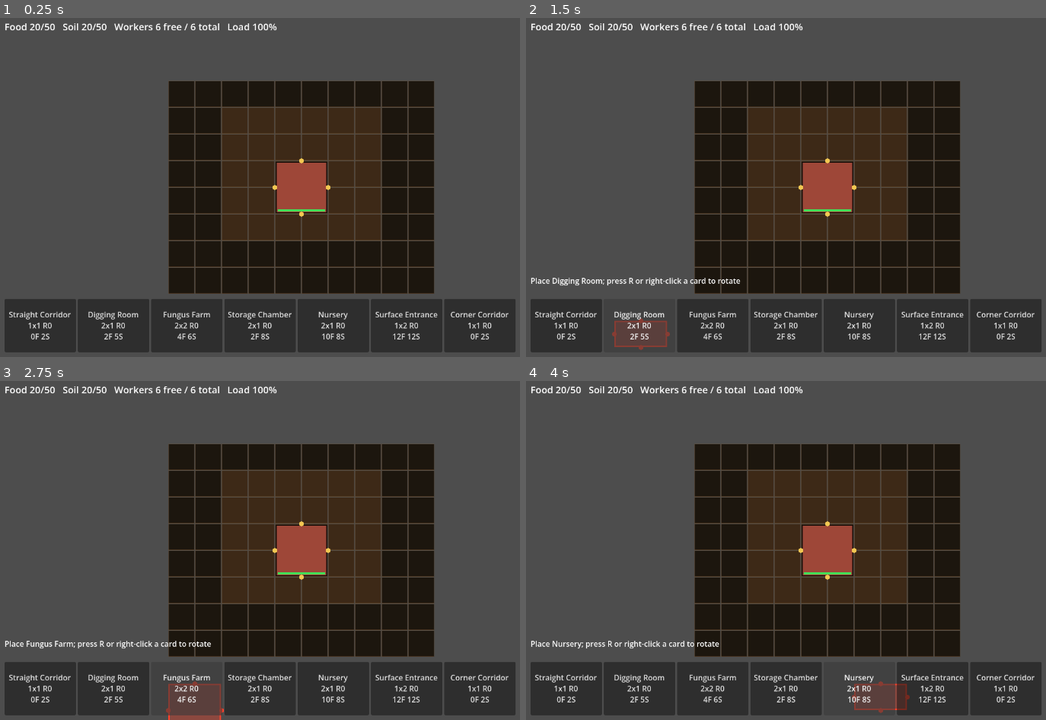
Above: before the commit, frames 1-4 (two rows, left to right).
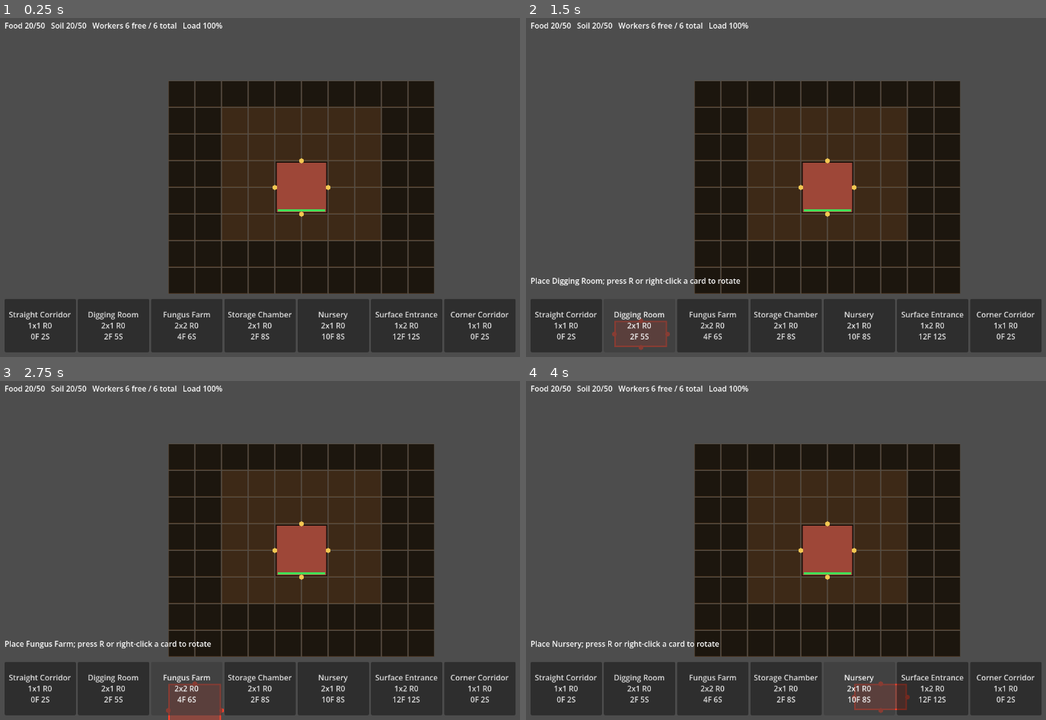
Above: after the commit, the same moments.

Repository: pilixiaohui/game4
Game: Godot game, scene res://scenes/Main.tscn
Two runs of this game, one before a commit and one after it. Both use one fixed random seed, a clock stepped at 60 frames per second and the inputs below.
Inputs:
- Up to frame 1 (0.25 s): no input
- Up to frame 2 (1.5 s): click "Straight Corridor 1x1 R0 0F 2S" at 0.5 s; click "Digging Room 2x1 R0 2F 5S" at 1.25 s
- Up to frame 3 (2.75 s): click "Fungus Farm 2x2 R0 4F 6S" at 2 s
- Up to frame 4 (4 s): click "Storage Chamber 2x1 R0 2F 8S" at 2.75 s; click "Nursery 2x1 R0 10F 8S" at 3.5 s

The runs differ from the first frame. In frame 1, 0.6% of the frame differs, in the area x 1-54%, y 1-4%; in frame 2, 0.6%; in frame 3, 0.6%; in frame 4, 0.6%.

Commit message:
Converge Godot prototype architecture

Diff:
--- /dev/null
+++ b/data/external_stages.json
@@ -0,0 +1,38 @@
+[
+  {
+    "id": "near_debris",
+    "display_name": "Near Debris Belt",
+    "duration": 20.0,
+    "worker_required": 2,
+    "food_cost": 4,
+    "danger": 0.12,
+    "base_food_reward": [8, 16],
+    "base_soil_reward": [0, 4],
+    "card_reward_pool": ["straight_corridor", "fungus_farm", "storage_chamber"],
+    "tags": []
+  },
+  {
+    "id": "loose_soil",
+    "display_name": "Loose Soil Edge",
+    "duration": 30.0,
+    "worker_required": 3,
+    "food_cost": 5,
+    "danger": 0.25,
+    "base_food_reward": [2, 8],
+    "base_soil_reward": [10, 20],
+    "card_reward_pool": ["corner_corridor", "digging_room", "storage_chamber"],
+    "tags": []
+  },
+  {
+    "id": "old_root",
+    "display_name": "Old Root Hollow",
+    "duration": 45.0,
+    "worker_required": 4,
+    "food_cost": 8,
+    "danger": 0.30,
+    "base_food_reward": [6, 14],
+    "base_soil_reward": [6, 12],
+    "card_reward_pool": ["nursery", "sorter", "surface_entrance"],
+    "tags": ["rare"]
+  }
+]
--- /dev/null
+++ b/data/modules.json
@@ -0,0 +1,164 @@
+[
+  {
+    "id": "queen_core",
+    "display_name": "Queen Core",
+    "category": "core",
+    "size": [2, 2],
+    "connectors": {"top": true, "right": true, "bottom": true, "left": true},
+    "build_cost_food": 0,
+    "build_cost_soil": 0,
+    "worker_need": 0,
+    "output_rates": {},
+    "storage": {"food": 50, "soil": 50, "workers": 6},
+    "throughput": 99,
+    "base_cycle_time": 10.0,
+    "external_interface": false,
+    "tags": ["core"],
+    "rarity": "starter",
+    "description_short": "City heart and worker capacity."
+  },
+  {
+    "id": "straight_corridor",
+    "display_name": "Straight Corridor",
+    "category": "corridor",
+    "size": [1, 1],
+    "connectors": {"top": true, "bottom": true},
+    "build_cost_food": 0,
+    "build_cost_soil": 2,
+    "worker_need": 0,
+    "output_rates": {},
+    "storage": {},
+    "throughput": 2,
+    "base_cycle_time": 10.0,
+    "external_interface": false,
+    "tags": ["path"],
+    "rarity": "common",
+    "description_short": "Moves resources along a straight tunnel."
+  },
+  {
+    "id": "corner_corridor",
+    "display_name": "Corner Corridor",
+    "category": "corridor",
+    "size": [1, 1],
+    "connectors": {"top": true, "right": true},
+    "build_cost_food": 0,
+    "build_cost_soil": 2,
+    "worker_need": 0,
+    "output_rates": {},
+    "storage": {},
+    "throughput": 2,
+    "base_cycle_time": 10.0,
+    "external_interface": false,
+    "tags": ["path"],
+    "rarity": "common",
+    "description_short": "Turns a tunnel around a corner."
+  },
+  {
+    "id": "fungus_farm",
+    "display_name": "Fungus Farm",
+    "category": "production",
+    "size": [2, 2],
+    "connectors": {"top": true, "right": true, "bottom": true, "left": true},
+    "build_cost_food": 4,
+    "build_cost_soil": 6,
+    "worker_need": 2,
+    "output_rates": {"food": 3},
+    "storage": {},
+    "throughput": 2,
+    "base_cycle_time": 10.0,
+    "external_interface": false,
+    "tags": ["food"],
+    "rarity": "common",
+    "description_short": "Produces food while connected."
+  },
+  {
+    "id": "digging_room",
+    "display_name": "Digging Room",
+    "category": "production",
+    "size": [2, 1],
+    "connectors": {"top": true, "right": true, "bottom": true, "left": true},
+    "build_cost_food": 2,
+    "build_cost_soil": 5,
+    "worker_need": 1,
+    "output_rates": {"soil": 3},
+    "storage": {},
+    "throughput": 2,
+    "base_cycle_time": 12.0,
+    "external_interface": false,
+    "tags": ["soil"],
+    "rarity": "common",
+    "description_short": "Produces soil and expands the nest."
+  },
+  {
+    "id": "storage_chamber",
+    "display_name": "Storage Chamber",
+    "category": "storage",
+    "size": [2, 1],
+    "connectors": {"top": true, "right": true, "bottom": true, "left": true},
+    "build_cost_food": 2,
+    "build_cost_soil": 8,
+    "worker_need": 1,
+    "output_rates": {},
+    "storage": {"food": 30, "soil": 30},
+    "throughput": 1,
+    "base_cycle_time": 10.0,
+    "external_interface": false,
+    "tags": ["storage"],
+    "rarity": "common",
+    "description_short": "Raises food and soil capacity."
+  },
+  {
+    "id": "nursery",
+    "display_name": "Nursery",
+    "category": "capacity",
+    "size": [2, 1],
+    "connectors": {"top": true, "right": true, "bottom": true, "left": true},
+    "build_cost_food": 10,
+    "build_cost_soil": 8,
+    "worker_need": 2,
+    "output_rates": {},
+    "storage": {"workers": 3},
+    "throughput": 1,
+    "base_cycle_time": 10.0,
+    "external_interface": false,
+    "tags": ["workers"],
+    "rarity": "common",
+    "description_short": "Raises worker capacity."
+  },
+  {
+    "id": "sorter",
+    "display_name": "Sorter",
+    "category": "support",
+    "size": [2, 1],
+    "connectors": {"left": true, "right": true},
+    "build_cost_food": 6,
+    "build_cost_soil": 10,
+    "worker_need": 1,
+    "output_rates": {},
+    "storage": {},
+    "throughput": 3,
+    "base_cycle_time": 10.0,
+    "external_interface": false,
+    "tags": ["support"],
+    "rarity": "uncommon",
+    "description_short": "Improves adjacent production rooms."
+  },
+  {
+    "id": "surface_entrance",
+    "display_name": "Surface Entrance",
+    "category": "entrance",
+    "size": [1, 2],
+    "connectors": {"top": true, "right": true, "bottom": true, "left": true},
+    "build_cost_food": 12,
+    "build_cost_soil": 12,
+    "worker_need": 1,
+    "output_rates": {},
+    "storage": {},
+    "throughput": 2,
+    "base_cycle_time": 10.0,
+    "external_interface": true,
+    "tags": ["external"],
+    "rarity": "common",
+    "description_short": "Unlocks outside exploration."
+  }
+]
--- a/scenes/Main.tscn
+++ b/scenes/Main.tscn
@@ -1,6 +1,65 @@
-[gd_scene load_steps=2 format=3 uid="uid://antcitymain"]
+[gd_scene load_steps=6 format=3 uid="uid://antcitymain"]
 
 [ext_resource type="Script" path="res://scripts/Main.gd" id="1_main"]
+[ext_resource type="Script" path="res://scripts/GameState.gd" id="2_state"]
+[ext_resource type="Script" path="res://scripts/NestGrid.gd" id="3_grid"]
+[ext_resource type="Script" path="res://scripts/ui/ObjectPopup.gd" id="4_popup"]
+[ext_resource type="Script" path="res://scripts/ui/RewardChoice.gd" id="5_reward"]
 
 [node name="Main" type="Node"]
 script = ExtResource("1_main")
+
+[node name="GameState" type="Node" parent="."]
+script = ExtResource("2_state")
+
+[node name="WorldRoot" type="Node2D" parent="."]
+position = Vector2(120, 84)
+
+[node name="Camera2D" type="Camera2D" parent="WorldRoot"]
+position = Vector2(280, 220)
+enabled = true
+
+[node name="NestGrid" type="Node2D" parent="WorldRoot"]
+script = ExtResource("3_grid")
+
+[node name="ModuleLayer" type="Node2D" parent="WorldRoot"]
+
+[node name="AntTrafficLayer" type="Node2D" parent="WorldRoot"]
+
+[node name="UILayer" type="CanvasLayer" parent="."]
+
+[node name="TopResourceBar" type="Label" parent="UILayer"]
+offset_left = 16.0
+offset_top = 12.0
+offset_right = 620.0
+offset_bottom = 42.0
+
+[node name="BottomHandTray" type="HBoxContainer" parent="UILayer"]
+offset_left = 16.0
+offset_top = 598.0
+offset_right = 1136.0
+offset_bottom = 710.0
+
+[node name="FeedbackQueue" type="Label" parent="UILayer"]
+offset_left = 16.0
+offset_top = 548.0
+offset_right = 840.0
+offset_bottom = 578.0
+
+[node name="ObjectPopup" type="PanelContainer" parent="UILayer"]
+offset_left = 980.0
+offset_top = 96.0
+offset_right = 1240.0
+offset_bottom = 276.0
+script = ExtResource("4_popup")
+
+[node name="RewardChoice" type="PanelContainer" parent="UILayer"]
+offset_left = 360.0
+offset_top = 230.0
+offset_right = 920.0
+offset_bottom = 380.0
+script = ExtResource("5_reward")
+
+[node name="SimulationTimer" type="Timer" parent="."]
+wait_time = 1.0
+autostart = true
--- a/scripts/AntAgent.gd
+++ b/scripts/AntAgent.gd
@@ -10,6 +10,11 @@
 	speed = p_speed
 	progress = 0.0
 	queue_redraw()
+
+func update_path(points: Array[Vector2], p_speed: float = 90.0) -> void:
+	path = points.duplicate()
+	speed = p_speed
+	progress = fmod(progress, _path_length())
 
 func _process(delta: float) -> void:
 	if path.size() < 2:
--- a/scripts/GameState.gd
+++ b/scripts/GameState.gd
@@ -17,6 +17,8 @@
 const GRID_SIZE := Vector2i(10, 8)
 const CORE_ORIGIN := Vector2i(4, 3)
 const MAX_HAND := 7
+const MODULE_CATALOG_PATH := "res://data/modules.json"
+const EXTERNAL_STAGE_CATALOG_PATH := "res://data/external_stages.json"
 
 var module_defs: Dictionary = {}
 var external_stages: Dictionary = {}
@@ -30,6 +32,7 @@
 var reward_choices: Array[String] = []
 var active_external_run: Dictionary = {}
 var draw_count: int = 0
+var catalog_errors: Array[String] = []
 
 func _ready() -> void:
 	if module_defs.is_empty():
@@ -61,26 +64,117 @@
 	_emit_state()
 
 func _build_catalogs() -> void:
-	var C = ModuleDataScript
+	catalog_errors.clear()
 	module_defs.clear()
-	module_defs["queen_core"] = C.make("queen_core", "Queen Core", "core", Vector2i(2, 2), _all_connectors(), 0, 0, 0, {}, {"food": 50, "soil": 50, "workers": 6}, 99, 10.0, false, ["core"], "starter", "City heart and worker capacity.")
-	module_defs["straight_corridor"] = C.make("straight_corridor", "Straight Corridor", "corridor", Vector2i(1, 1), {C.TOP: true, C.BOTTOM: true}, 0, 2, 0, {}, {}, 2, 10.0, false, ["path"], "common", "Moves resources along a straight tunnel.")
-	module_defs["corner_corridor"] = C.make("corner_corridor", "Corner Corridor", "corridor", Vector2i(1, 1), {C.TOP: true, C.RIGHT: true}, 0, 2, 0, {}, {}, 2, 10.0, false, ["path"], "common", "Turns a tunnel around a corner.")
-	module_defs["fungus_farm"] = C.make("fungus_farm", "Fungus Farm", "production", Vector2i(2, 2), _all_connectors(), 4, 6, 2, {"food": 3}, {}, 2, 10.0, false, ["food"], "common", "Produces food while connected.")
-	module_defs["digging_room"] = C.make("digging_room", "Digging Room", "production", Vector2i(2, 1), _all_connectors(), 2, 5, 1, {"soil": 3}, {}, 2, 12.0, false, ["soil"], "common", "Produces soil and expands the nest.")
-	module_defs["storage_chamber"] = C.make("storage_chamber", "Storage Chamber", "storage", Vector2i(2, 1), _all_connectors(), 2, 8, 1, {}, {"food": 30, "soil": 30}, 1, 10.0, false, ["storage"], "common", "Raises food and soil capacity.")
-	module_defs["nursery"] = C.make("nursery", "Nursery", "capacity", Vector2i(2, 1), _all_connectors(), 10, 8, 2, {}, {"workers": 3}, 1, 10.0, false, ["workers"], "common", "Raises worker capacity.")
-	module_defs["sorter"] = C.make("sorter", "Sorter", "support", Vector2i(2, 1), {C.LEFT: true, C.RIGHT: true}, 6, 10, 1, {}, {}, 3, 10.0, false, ["support"], "uncommon", "Improves adjacent production rooms.")
-	module_defs["surface_entrance"] = C.make("surface_entrance", "Surface Entrance", "entrance", Vector2i(1, 2), _all_connectors(), 12, 12, 1, {}, {}, 2, 10.0, true, ["external"], "common", "Unlocks outside exploration.")
-
 	external_stages.clear()
-	external_stages["near_debris"] = ExternalStageDataScript.make("near_debris", "Near Debris Belt", 20.0, 2, 4, 0.12, Vector2i(8, 16), Vector2i(0, 4), ["straight_corridor", "fungus_farm", "storage_chamber"])
-	external_stages["loose_soil"] = ExternalStageDataScript.make("loose_soil", "Loose Soil Edge", 30.0, 3, 5, 0.25, Vector2i(2, 8), Vector2i(10, 20), ["corner_corridor", "digging_room", "storage_chamber"])
-	external_stages["old_root"] = ExternalStageDataScript.make("old_root", "Old Root Hollow", 45.0, 4, 8, 0.30, Vector2i(6, 14), Vector2i(6, 12), ["nursery", "sorter", "surface_entrance"], ["rare"])
-
-func _all_connectors() -> Dictionary:
-	var C = ModuleDataScript
-	return {C.TOP: true, C.RIGHT: true, C.BOTTOM: true, C.LEFT: true}
+	var module_rows = _load_catalog_array(MODULE_CATALOG_PATH)
+	for row in module_rows:
+		_load_module_definition(row)
+	var stage_rows = _load_catalog_array(EXTERNAL_STAGE_CATALOG_PATH)
+	for row in stage_rows:
+		_load_external_stage(row)
+	_validate_catalogs()
+	for error in catalog_errors:
+		push_error(error)
+
+func _load_catalog_array(path: String) -> Array:
+	if not FileAccess.file_exists(path):
+		catalog_errors.append("Missing catalog: %s" % path)
+		return []
+	var parsed = JSON.parse_string(FileAccess.get_file_as_string(path))
+	if typeof(parsed) != TYPE_ARRAY:
+		catalog_errors.append("Catalog must be a JSON array: %s" % path)
+		return []
+	return parsed
+
+func _load_module_definition(row: Dictionary) -> void:
+	var id := String(row.get("id", ""))
+	if id == "":
+		catalog_errors.append("Module entry missing id")
+		return
+	if module_defs.has(id):
+		catalog_errors.append("Duplicate module id: %s" % id)
+		return
+	var connectors := _connectors_from_row(row.get("connectors", {}), "module %s" % id)
+	var size := _vector2i_from_array(row.get("size", [1, 1]), Vector2i.ONE)
+	module_defs[id] = ModuleDataScript.make(
+		id,
+		String(row.get("display_name", id)),
+		String(row.get("category", "")),
+		size,
+		connectors,
+		int(row.get("build_cost_food", 0)),
+		int(row.get("build_cost_soil", 0)),
+		int(row.get("worker_need", 0)),
+		Dictionary(row.get("output_rates", {})),
+		Dictionary(row.get("storage", {})),
+		int(row.get("throughput", 1)),
+		float(row.get("base_cycle_time", 10.0)),
+		bool(row.get("external_interface", false)),
+		Array(row.get("tags", [])),
+		String(row.get("rarity", "common")),
+		String(row.get("description_short", ""))
+	)
+
+func _load_external_stage(row: Dictionary) -> void:
+	var id := String(row.get("id", ""))
+	if id == "":
+		catalog_errors.append("External stage entry missing id")
+		return
+	if external_stages.has(id):
+		catalog_errors.append("Duplicate external stage id: %s" % id)
+		return
+	external_stages[id] = ExternalStageDataScript.make(
+		id,
+		String(row.get("display_name", id)),
+		float(row.get("duration", 20.0)),
+		int(row.get("worker_required", 2)),
+		int(row.get("food_cost", 4)),
+		float(row.get("danger", 0.15)),
+		_vector2i_from_array(row.get("base_food_reward", [0, 0]), Vector2i.ZERO),
+		_vector2i_from_array(row.get("base_soil_reward", [0, 0]), Vector2i.ZERO),
+		Array(row.get("card_reward_pool", [])),
+		Array(row.get("tags", []))
+	)
+
+func _connectors_from_row(value, context: String) -> Dictionary:
+	var connectors := ModuleDataScript._blank_connectors()
+	if typeof(value) != TYPE_DICTIONARY:
+		catalog_errors.append("Invalid connectors for %s" % context)
+		return connectors
+	for direction in value.keys():
+		if not ModuleDataScript.DIRECTIONS.has(direction):
+			catalog_errors.append("Invalid connector '%s' for %s" % [direction, context])
+			continue
+		connectors[direction] = bool(value[direction])
+	return connectors
+
+func _vector2i_from_array(value, fallback: Vector2i) -> Vector2i:
+	if typeof(value) != TYPE_ARRAY or value.size() < 2:
+		return fallback
+	return Vector2i(int(value[0]), int(value[1]))
+
+func _validate_catalogs() -> void:
+	for required_id in ["queen_core", "straight_corridor", "surface_entrance"]:
+		if not module_defs.has(required_id):
+			catalog_errors.append("Missing required module id: %s" % required_id)
+	for module_id in module_defs.keys():
+		var data = module_defs[module_id]
+		var has_connector := false
+		for direction in ModuleDataScript.DIRECTIONS:
+			if bool(data.connectors.get(direction, false)):
+				has_connector = true
+		if not has_connector:
+			catalog_errors.append("Module has no connectors: %s" % module_id)
+		if data.size.x <= 0 or data.size.y <= 0:
+			catalog_errors.append("Module has invalid size: %s" % module_id)
+	for stage_id in external_stages.keys():
+		var stage = external_stages[stage_id]
+		if stage.card_reward_pool.size() != 3:
+			catalog_errors.append("External stage must expose exactly three rewards: %s" % stage_id)
+		for card_id in stage.card_reward_pool:
+			if not module_defs.has(card_id):
+				catalog_errors.append("External stage %s references unknown reward module: %s" % [stage_id, card_id])
 
 func _excavate_initial_area() -> void:
 	for x in range(2, 8):
@@ -256,6 +350,12 @@
 
 func active_transport_paths() -> Array[Array]:
 	var paths: Array[Array] = []
+	for route in active_transport_routes():
+		paths.append(route["points"])
+	return paths
+
+func active_transport_routes() -> Array[Dictionary]:
+	var routes: Array[Dictionary] = []
 	for i in range(1, modules.size()):
 		var module = modules[i]
 		if String(module.get("status", "")) in ["running", "busy", "constrained"]:
@@ -264,8 +364,18 @@
 				var points: Array[Vector2] = []
 				for module_index in path:
 					points.append(module_center_world(module_index))
-				paths.append(points)
-	return paths
+				routes.append({
+					"key": _transport_route_key(i, path),
+					"module_uid": String(module["uid"]),
+					"points": points,
+				})
+	return routes
+
+func _transport_route_key(module_index: int, path: Array[int]) -> String:
+	var ids: Array[String] = []
+	for index in path:
+		ids.append(String(modules[index]["uid"]))
+	return "%s:%s" % [modules[module_index]["uid"], "|".join(ids)]
 
 func module_center_world(module_index: int, cell_size: int = 56) -> Vector2:
 	var module = modules[module_index]
--- a/scripts/Main.gd
+++ b/scripts/Main.gd
@@ -1,35 +1,31 @@
 extends Node
 
-const GameStateScript := preload("res://scripts/GameState.gd")
-const NestGridScript := preload("res://scripts/NestGrid.gd")
 const NestModuleScript := preload("res://scripts/NestModule.gd")
 const ModuleCardScript := preload("res://scripts/ModuleCard.gd")
 const AntAgentScript := preload("res://scripts/AntAgent.gd")
-const ObjectPopupScript := preload("res://scripts/ui/ObjectPopup.gd")
-const RewardChoiceScript := preload("res://scripts/ui/RewardChoice.gd")
 
 const CELL_SIZE := 56
 
-var state
-var world_root: Node2D
-var grid
-var module_layer: Node2D
-var ant_layer: Node2D
-var ui_layer: CanvasLayer
-var resource_label: Label
-var hand_tray: HBoxContainer
-var feedback_label: Label
-var popup
-var reward_choice
-var simulation_timer: Timer
+@onready var state = $GameState
+@onready var grid = $WorldRoot/NestGrid
+@onready var module_layer: Node2D = $WorldRoot/ModuleLayer
+@onready var ant_layer: Node2D = $WorldRoot/AntTrafficLayer
+@onready var resource_label: Label = $UILayer/TopResourceBar
+@onready var hand_tray: HBoxContainer = $UILayer/BottomHandTray
+@onready var feedback_label: Label = $UILayer/FeedbackQueue
+@onready var popup = $UILayer/ObjectPopup
+@onready var reward_choice = $UILayer/RewardChoice
+@onready var simulation_timer: Timer = $SimulationTimer
+
 var selected_card_id: String = ""
 var selected_rotation: int = 0
 var selected_module_uid: String = ""
 var module_nodes: Dictionary = {}
+var ant_agents: Dictionary = {}
 
 func _ready() -> void:
-	_build_scene_tree()
-	_connect_state()
+	grid.configure(Vector2i(10, 8), CELL_SIZE)
+	_wire_signals()
 	state.reset_game()
 	_rebuild_modules()
 	_refresh_all()
@@ -43,75 +39,7 @@
 	if selected_card_id != "":
 		_update_preview()
 
-func _build_scene_tree() -> void:
-	state = GameStateScript.new()
-	state.name = "GameState"
-	add_child(state)
-
-	world_root = Node2D.new()
-	world_root.name = "WorldRoot"
-	world_root.position = Vector2(120, 84)
-	add_child(world_root)
-
-	var camera = Camera2D.new()
-	camera.name = "Camera2D"
-	camera.position = Vector2(280, 220)
-	camera.enabled = true
-	world_root.add_child(camera)
-
-	grid = NestGridScript.new()
-	grid.name = "NestGrid"
-	grid.configure(Vector2i(10, 8), CELL_SIZE)
-	world_root.add_child(grid)
-
-	module_layer = Node2D.new()
-	module_layer.name = "ModuleLayer"
-	world_root.add_child(module_layer)
-
-	ant_layer = Node2D.new()
-	ant_layer.name = "AntTrafficLayer"
-	world_root.add_child(ant_layer)
-
-	ui_layer = CanvasLayer.new()
-	ui_layer.name = "UILayer"
-	add_child(ui_layer)
-
-	resource_label = Label.new()
-	resource_label.name = "TopResourceBar"
-	resource_label.position = Vector2(16, 12)
-	resource_label.add_theme_font_size_override("font_size", 20)
-	ui_layer.add_child(resource_label)
-
-	hand_tray = HBoxContainer.new()
-	hand_tray.name = "BottomHandTray"
-	hand_tray.position = Vector2(16, 598)
-	hand_tray.size = Vector2(1120, 112)
-	ui_layer.add_child(hand_tray)
-
-	feedback_label = Label.new()
-	feedback_label.name = "FeedbackQueue"
-	feedback_label.position = Vector2(16, 548)
-	feedback_label.add_theme_font_size_override("font_size", 16)
-	ui_layer.add_child(feedback_label)
-
-	popup = ObjectPopupScript.new()
-	popup.name = "ObjectPopup"
-	popup.position = Vector2(980, 96)
-	ui_layer.add_child(popup)
-
-	reward_choice = RewardChoiceScript.new()
-	reward_choice.name = "RewardChoice"
-	reward_choice.position = Vector2(360, 230)
-	ui_layer.add_child(reward_choice)
-
-	simulation_timer = Timer.new()
-	simulation_timer.name = "SimulationTimer"
-	simulation_timer.wait_time = 1.0
-	simulation_timer.autostart = true
-	simulation_timer.timeout.connect(func() -> void: state.simulate_tick(1.0))
-	add_child(simulation_timer)
-
-func _connect_state() -> void:
+func _wire_signals() -> void:
 	grid.grid_clicked.connect(_on_grid_clicked)
 	state.resource_changed.connect(_on_resource_changed)
 	state.hand_changed.connect(_on_hand_changed)
@@ -121,12 +49,13 @@
 	state.feedback.connect(_on_feedback)
 	popup.external_stage_selected.connect(_on_external_stage_selected)
 	reward_choice.reward_picked.connect(_on_reward_picked)
+	simulation_timer.timeout.connect(func() -> void: state.simulate_tick(1.0))
 
 func _refresh_all() -> void:
 	grid.set_excavated(state.excavated)
 	_on_resource_changed(state.resources, state.capacities, state.workers)
 	_on_hand_changed(state.hand)
-	_refresh_ants()
+	_sync_ants()
 
 func _on_resource_changed(resources: Dictionary, capacities: Dictionary, workers: Dictionary) -> void:
 	resource_label.text = "Food %d/%d   Soil %d/%d   Workers %d free / %d total   Load %d%%" % [
@@ -139,7 +68,6 @@
 		int(round(float(workers["satisfaction"]) * 100.0)),
 	]
 	_refresh_hand_affordability()
-	_refresh_ants()
 
 func _on_hand_changed(hand: Array[String]) -> void:
 	for child in hand_tray.get_children():
@@ -200,12 +128,14 @@
 		selected_card_id = ""
 		selected_rotation = 0
 		grid.clear_preview()
+		_sync_ants()
 	else:
 		_on_feedback(result["reason"])
 
 func _on_module_placed(module_state: Dictionary) -> void:
 	_create_module_node(module_state)
 	grid.set_excavated(state.excavated)
+	_sync_ants()
 
 func _on_module_status_changed(module_state: Dictionary) -> void:
 	var uid = String(module_state["uid"])
@@ -214,6 +144,7 @@
 	if uid == selected_module_uid:
 		var data = state.module_defs[module_state["module_id"]]
 		popup.show_module(module_state, data, state.external_stages)
+	_sync_ants()
 
 func _rebuild_modules() -> void:
 	for child in module_layer.get_children():
@@ -249,6 +180,7 @@
 func _on_external_stage_selected(stage_id: String) -> void:
 	var result = state.start_external_stage(stage_id)
 	_on_feedback("Exploration started" if result["ok"] else result["reason"])
+	_sync_ants()
 
 func _on_reward_choice_ready(cards: Array[String]) -> void:
 	reward_choice.show_choices(cards, state.module_defs)
@@ -265,12 +197,21 @@
 func _on_feedback(message: String) -> void:
 	feedback_label.text = message
 
-func _refresh_ants() -> void:
+func _sync_ants() -> void:
 	if ant_layer == null:
 		return
-	for child in ant_layer.get_children():
-		child.queue_free()
-	for path in state.active_transport_paths():
-		var ant = AntAgentScript.new()
-		ant.setup(path, 95.0)
-		ant_layer.add_child(ant)
+	var seen := {}
+	for route in state.active_transport_routes():
+		var key := String(route["key"])
+		seen[key] = true
+		if not ant_agents.has(key):
+			var ant = AntAgentScript.new()
+			ant.setup(route["points"], 95.0)
+			ant_layer.add_child(ant)
+			ant_agents[key] = ant
+		else:
+			ant_agents[key].update_path(route["points"], 95.0)
+	for key in ant_agents.keys():
+		if not seen.has(key):
+			ant_agents[key].queue_free()
+			ant_agents.erase(key)
--- a/scripts/data/ExternalStageData.gd
+++ b/scripts/data/ExternalStageData.gd
@@ -22,8 +22,8 @@
 	p_danger: float,
 	p_food_reward: Vector2i,
 	p_soil_reward: Vector2i,
-	p_cards: Array[String],
-	p_tags: Array[String] = []
+	p_cards: Array,
+	p_tags: Array = []
 ):
 	var data = load("res://scripts/data/ExternalStageData.gd").new()
 	data.id = p_id
@@ -34,6 +34,10 @@
 	data.danger = p_danger
 	data.base_food_reward = p_food_reward
 	data.base_soil_reward = p_soil_reward
-	data.card_reward_pool = p_cards.duplicate()
-	data.tags = p_tags.duplicate()
+	data.card_reward_pool.clear()
+	for card_id in p_cards:
+		data.card_reward_pool.append(String(card_id))
+	data.tags.clear()
+	for tag in p_tags:
+		data.tags.append(String(tag))
 	return data
--- a/scripts/data/ModuleData.gd
+++ b/scripts/data/ModuleData.gd
@@ -56,7 +56,7 @@
 	p_throughput: int = 1,
 	p_cycle_time: float = 10.0,
 	p_external_interface: bool = false,
-	p_tags: Array[String] = [],
+	p_tags: Array = [],
 	p_rarity: String = "common",
 	p_description: String = ""
 ):
@@ -77,7 +77,9 @@
 	data.required_throughput = max(1, _rate_total(p_output_rates))
 	data.base_cycle_time = p_cycle_time
 	data.external_interface = p_external_interface
-	data.tags = p_tags.duplicate()
+	data.tags.clear()
+	for tag in p_tags:
+		data.tags.append(String(tag))
 	data.rarity = p_rarity
 	data.description_short = p_description
 	return data
--- a/scripts/validate_headless.gd
+++ b/scripts/validate_headless.gd
@@ -23,6 +23,7 @@
 	state.reset_game()
 
 	# Invariant: scene boot creates the authoritative game state and object layers.
+	_assert(state.catalog_errors.is_empty(), "Catalog ids, connectors, and reward references validate")
 	_assert(state.modules.size() == 1, "Queen core starts placed")
 	_assert(state.hand.has("straight_corridor"), "Opening hand has a corridor")
 
Not shown, changed: bin/godot
Not shown, changed: tools/godot/README.md
